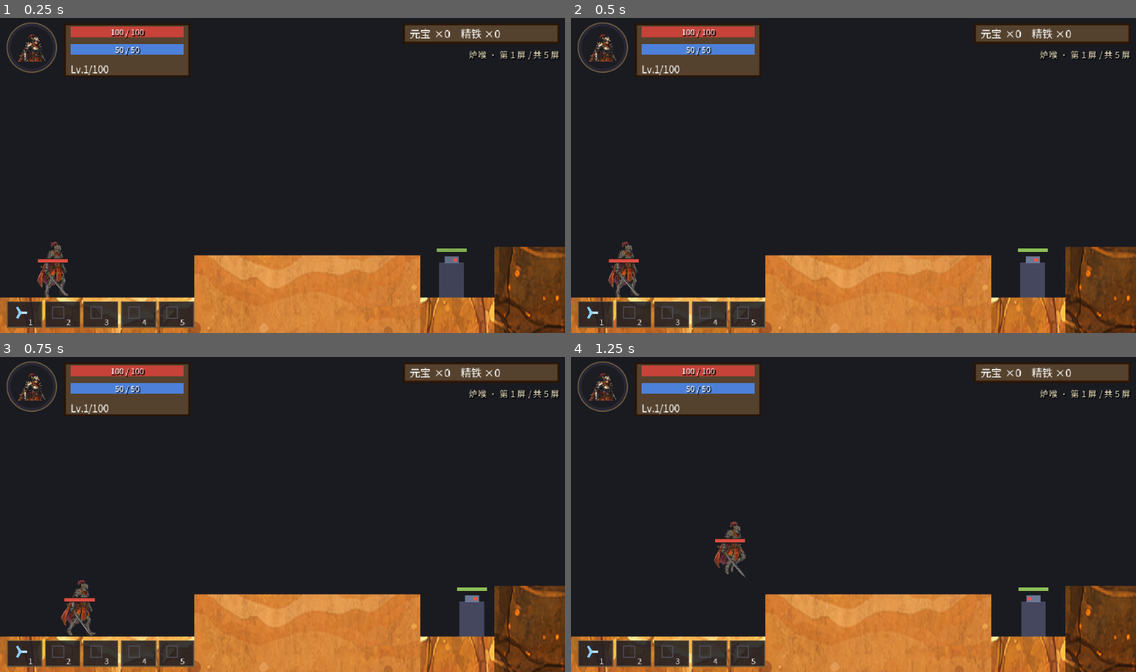
Above: before the commit, frames 1-4 (two rows, left to right).
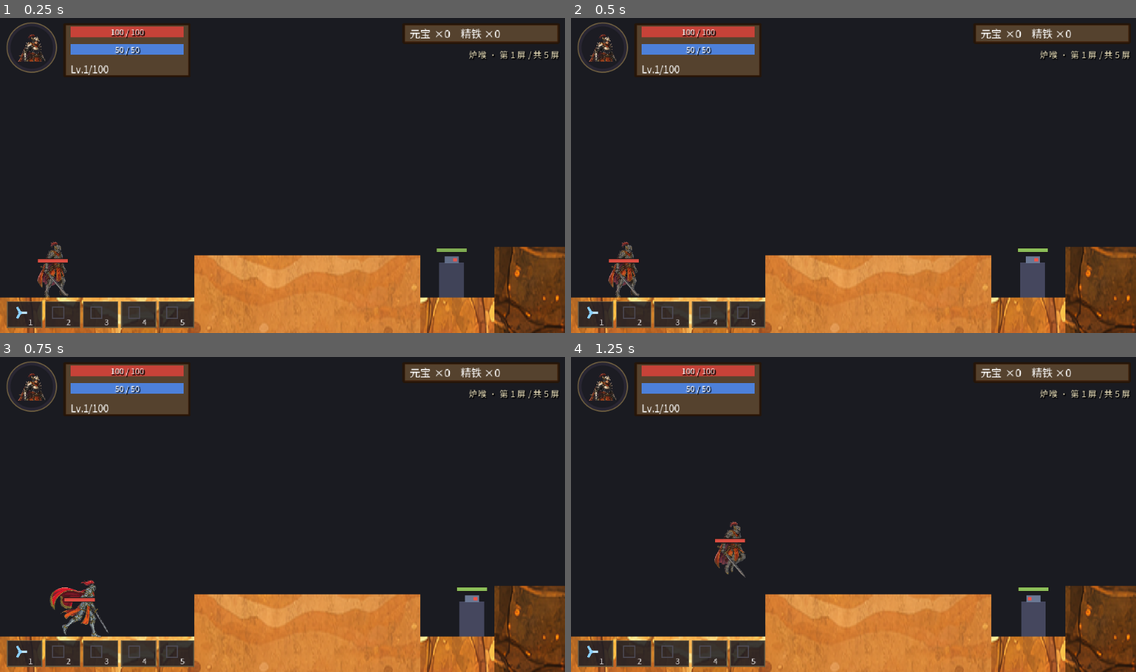
Above: after the commit, the same moments.

Repository: aachean/bailian
Game: Godot game, scene res://scenes/stages/luhou.tscn
Same seed, same stepped clock (60 frames per second), same inputs: the game is played once before the commit and once after it. This scene is started directly instead of the project's main scene.
Inputs (mouse positions are in pixels of both pictures, inside the frame that each line leads up to):
- Up to frame 1 (0.25 s): no input
- Up to frame 2 (0.5 s): no input
- Up to frame 3 (0.75 s): tap Enter (ui_accept) at 0.5 s; move the mouse to (406, 498) at 0.52 s; hold D (move_right) from 0.53 s (still down); tap P (atlas) at 0.6 s; click (406, 498) at 0.67 s
- Up to frame 4 (1.25 s): keep holding D (move_right); tap Space (jump) at 0.77 s

Frames 1-2 are identical in both runs. In frame 3, 0.8% of the frame differs, in the area x 8-20%, y 70-90%; in frame 4, nothing differs.

Commit message:
fix(art): 走路换真交替步 —— walk_b 纯文生图重做（差分自检 55），两拍跨步↔收腿循环

Diff:
--- a/scripts/characters/player.gd
+++ b/scripts/characters/player.gd
@@ -738,14 +738,14 @@
 		_walk_clock = 0.0
 		_skin_pose_relax(delta)
 		return
-	# 步频随速度（满速约每秒两步），四拍一循环
+	# 步频随速度（满速约每秒两步）。两拍循环「B 大跨步 ↔ Pass 收腿」：
+	# walk_b 用纯文生图重做（图生图会把姿势原样抄过去，下半身差分自检 5.4 = 没交替），
+	# 新 B 与 walk_a 有真·交替（自检 55）但渲染风格略亮 —— 全套统一见 ADR-0015 后续
 	_walk_clock += delta * clampf(speed / 140.0, 0.7, 1.6) * 4.0
-	var beat := int(floor(_walk_clock)) % 4
+	var beat := int(floor(_walk_clock)) % 2
 	match beat:
-		0: _set_skin_frame(&"walk_a")
+		0: _set_skin_frame(&"walk_b")
 		1: _set_skin_frame(&"walk_pass")
-		2: _set_skin_frame(&"walk_b")
-		3: _set_skin_frame(&"walk_pass")
 	# 步颠：换拍（脚触地）时最低、迈步中间最高，幅度 3px；
 	# 前倾 4°——素材面朝右，visuals.scale.x 翻转时倾角自动跟着镜像，方向永远正确
 	var bob := absf(sin(_walk_clock * PI)) * 3.0
Binary file changed: assets/characters/swordsman/walk_b.png
